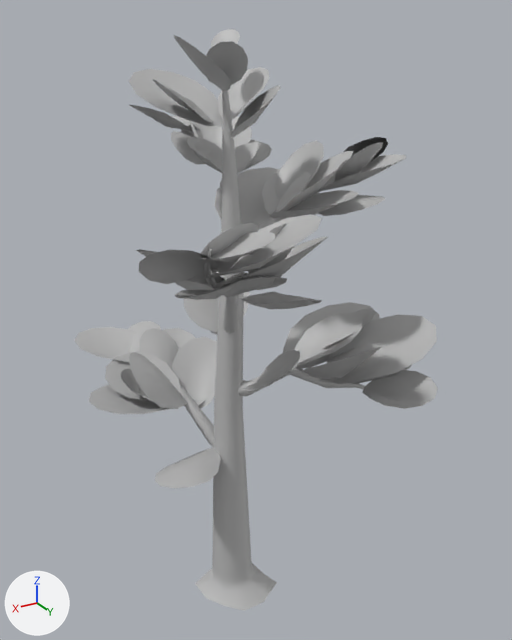
An edit to the FBX model Assets/Assets_GA/SM_Props_Tree_Pine_1.fbx, drawn before and after from the same camera.
Both versions are drawn from a 50 mm camera at (3.13, 5.77, 6.22) aimed at (-0.37, -0.06, 3.3). The axes (+X, +Y, +Z) are drawn at lower left. The lights are the same throughout. The picture after the commit comes second. Where no turn or scale is listed for an object, it has been applied to the vertices. Vertices at exactly the same position are counted once.

The first picture shows 'Feuilles', 'Tronc'.
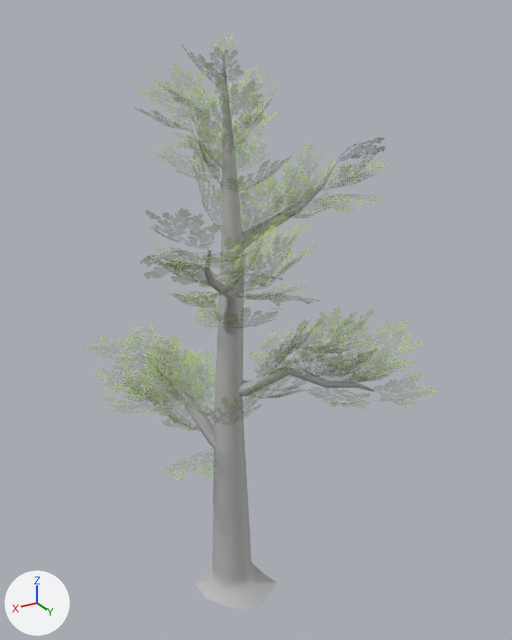
Where the newer file only moved an object's origin or applied its transform, the numbers keep the older frame.

Boxes (x1, y1, x2, y2) around the edits, measured in the pictures (512 x 640 px):
```json
{"object": "Feuilles", "change": "surface changed, reshaped", "before": [74, 29, 438, 489], "after": [82, 34, 438, 481]}
{"part": 1, "of": "me_mesh_001", "change": "added", "after": [94, 63, 419, 431]}
```

Edits to the scene script, one JSON object a line:
```json
{"op": "add", "block": "img_tree_branchages_png", "code": ["img_tree_branchages_png = load_image('Tree_Branchages.png', '../Textures/Tree_Branchages.png', 2048, 2048, 'Non-Color')"]}
{"block": "mat_lambert10", "where": "n0 = _N.new('ShaderNodeBsdfPrincipled'); n0.name = 'Principled BSDF'"}
{"op": "remove", "block": "mat_lambert10", "code": "n0.inputs[0].default_value = (0.5, 0.5, 0.5, 1.0)  # 'Base Color', grey #bcbcbc"}
{"op": "add", "block": "mat_lambert10", "code": "n2 = _N.new('ShaderNodeTexImage'); n2.name = 'Image Texture'"}
{"op": "add", "block": "mat_lambert10", "code": "n2.image = img_tree_branchages_png"}
{"op": "add", "block": "mat_lambert10", "code": "n3 = _N.new('ShaderNodeTexImage'); n3.name = 'Image Texture.001'"}
{"op": "add", "block": "mat_lambert10", "code": "n3.image = img_tree_branchages_png"}
{"op": "add", "block": "mat_lambert10", "code": "_L.new(n2.outputs[0], n0.inputs[0])  # 'Color' to 'Base Color'"}
{"op": "add", "block": "mat_lambert10", "code": "_L.new(n3.outputs[0], n0.inputs[4])  # 'Color' to 'Alpha'"}
{"block": "me_mesh_001", "where": "# used by ob_feuilles; location = (-0.29, 0.0, 3.95)"}
{"op": "remove", "block": "me_mesh_001", "code": "me_mesh_001.from_pydata(...)  # 1082 vertices, 684 faces; spans x -1.64..1.64, y -1.72..1.72, z -2.15..2.15"}
{"op": "add", "block": "me_mesh_001", "code": "me_mesh_001.from_pydata(...)  # 1652 vertices, 1044 faces; spans x -1.64..1.67, y -1.72..1.73, z -2.15..2.15"}
{"block": "me_mesh_001", "change": "me_mesh_001 part 1: 570 vertices added at x -1.28..1.67, y -1.37..1.73, z -1.94..1.91"}
```
